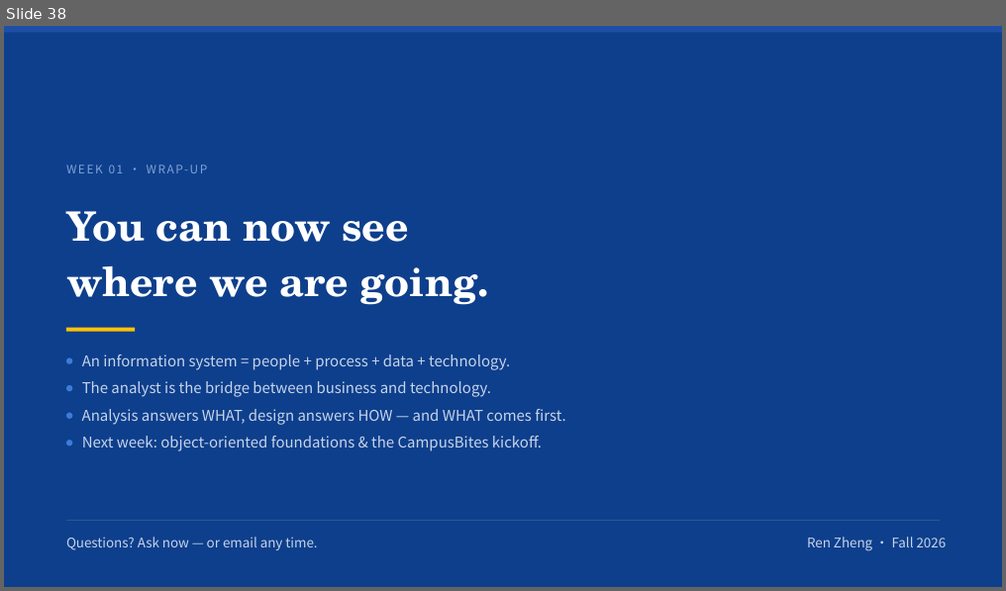
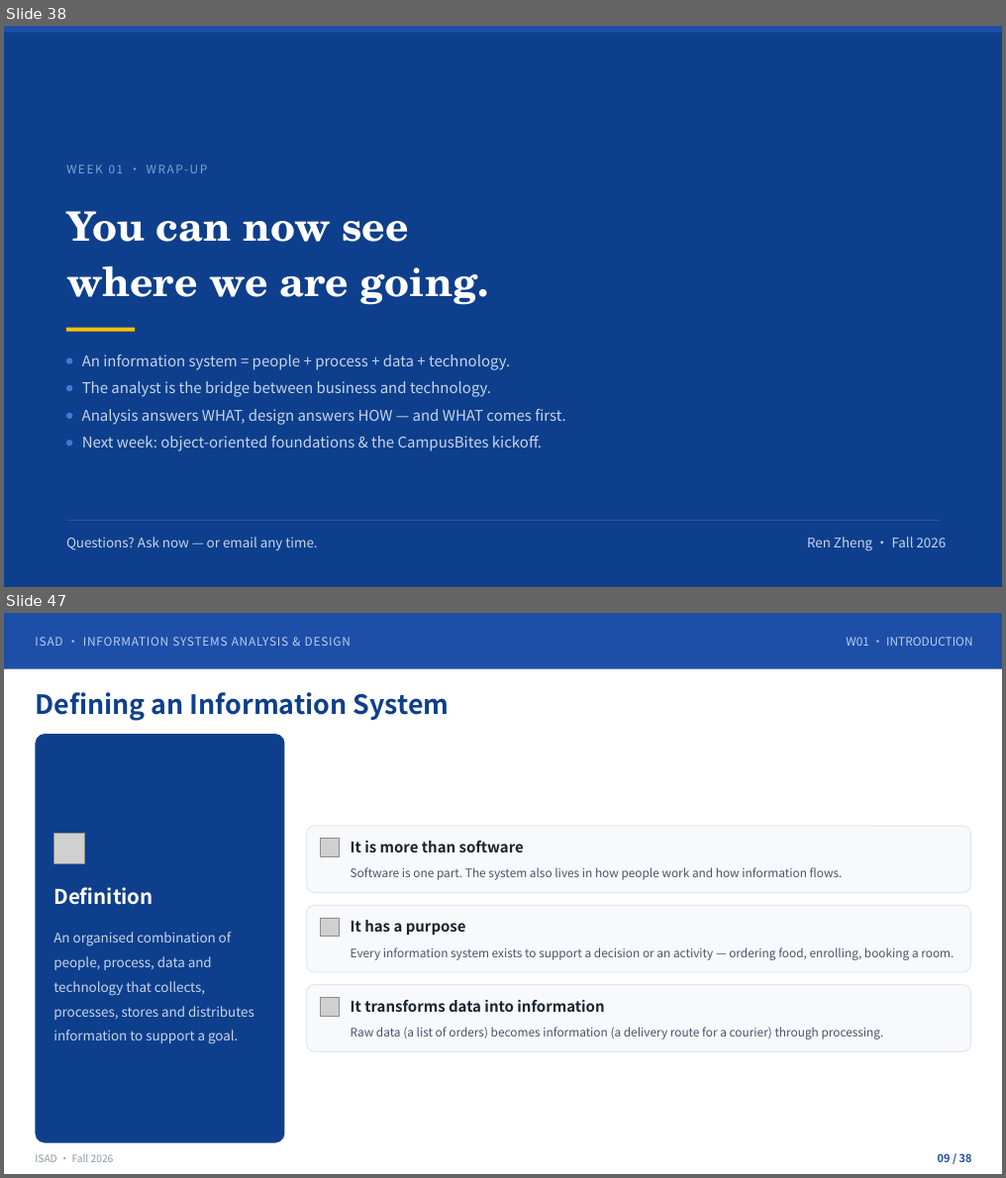
Before and after one commit to klausren/isad-course, a slide deck: 01-slides/W01-Introduction-Systems-Analysts-and-OOAD.pptx. Shown one above the other, each under a label of ours: slide 38 before the commit, slides 38 and 47 after it; the slides between them are not shown. The pictures are 1006x591 and 1006x1178 pixels, drawn with LibreOffice and Linux fonts; fonts in the diff are those of the drawing; grey boxes stand for pictures. Boxes give left, top, right and bottom in pixels: in the first picture for what was removed or moved away, otherwise in the second. Text is boxed around its words. In the diff, an @@ line names an element or a change of style, - is before the commit and + after.

```diff
--- a/01-slides/W01-Introduction-Systems-Analysts-and-OOAD.pptx
+++ b/01-slides/W01-Introduction-Systems-Analysts-and-OOAD.pptx
@@ slide 47 added at (4, 613, 1002, 1174), background #FFFFFF @@
@@ rectangle added at (4, 613, 1002, 669), fill #1E4FA8 @@
@@ text added at (35, 637, 350, 646), 11.2 pt, text #B9CDF0 @@
+ISAD · INFORMATION SYSTEMS ANALYSIS & DESIGN
@@ text added at (846, 637, 972, 646), 11.2 pt, text #B9CDF0 @@
+W01 · INTRODUCTION
@@ text added at (35, 692, 450, 721), 25.5 pt, text #0E3F8C, bold @@
+Defining an Information System
@@ rounded rectangle added at (36, 734, 285, 1143), fill #0E3F8C @@
@@ picture added at (54, 833, 85, 864) @@
@@ rounded rectangle added at (307, 826, 971, 893), fill #F7F9FC, outline #E5E7EB 1 pt @@
@@ picture added at (321, 839, 340, 858) @@
@@ text added at (350, 841, 524, 853), 14.2 pt, text #1A2230, bold @@
+It is more than software
@@ text added at (350, 867, 807, 880), 11.2 pt, text #4A5568 @@
+Software is one part. The system also lives in how people work and how information flows.
@@ text added at (54, 887, 153, 905), 19.5 pt, text #FFFFFF, bold @@
+Definition
@@ rounded rectangle added at (307, 906, 971, 973), fill #F7F9FC, outline #E5E7EB 1 pt @@
@@ text added at (54, 932, 254, 1045), 12.8 pt, text #C5D4EA @@
+An organised combination of people, process, data and technology that collects, processes, stores and distributes information to support a goal.
@@ picture added at (321, 918, 340, 937) @@
@@ text added at (350, 920, 466, 936), 14.2 pt, text #1A2230, bold @@
+It has a purpose
@@ text added at (350, 948, 919, 960), 11.2 pt, text #4A5568 @@
+Every information system exists to support a decision or an activity — ordering food, enrolling, booking a room.
@@ rounded rectangle added at (307, 985, 971, 1053), fill #F7F9FC, outline #E5E7EB 1 pt @@
@@ picture added at (321, 998, 340, 1017) @@
@@ text added at (350, 1000, 604, 1012), 14.2 pt, text #1A2230, bold @@
+It transforms data into information
@@ text added at (350, 1027, 884, 1040), 11.2 pt, text #4A5568 @@
+Raw data (a list of orders) becomes information (a delivery route for a courier) through processing.
@@ text added at (35, 1155, 114, 1162), 9.8 pt, text #8B97A8 @@
+ISAD · Fall 2026
@@ text added at (938, 1154, 972, 1162), 10.5 pt, text #1E4FA8, bold @@
+09 / 38
```
Also in this commit, not shown: 37 other slides added.
